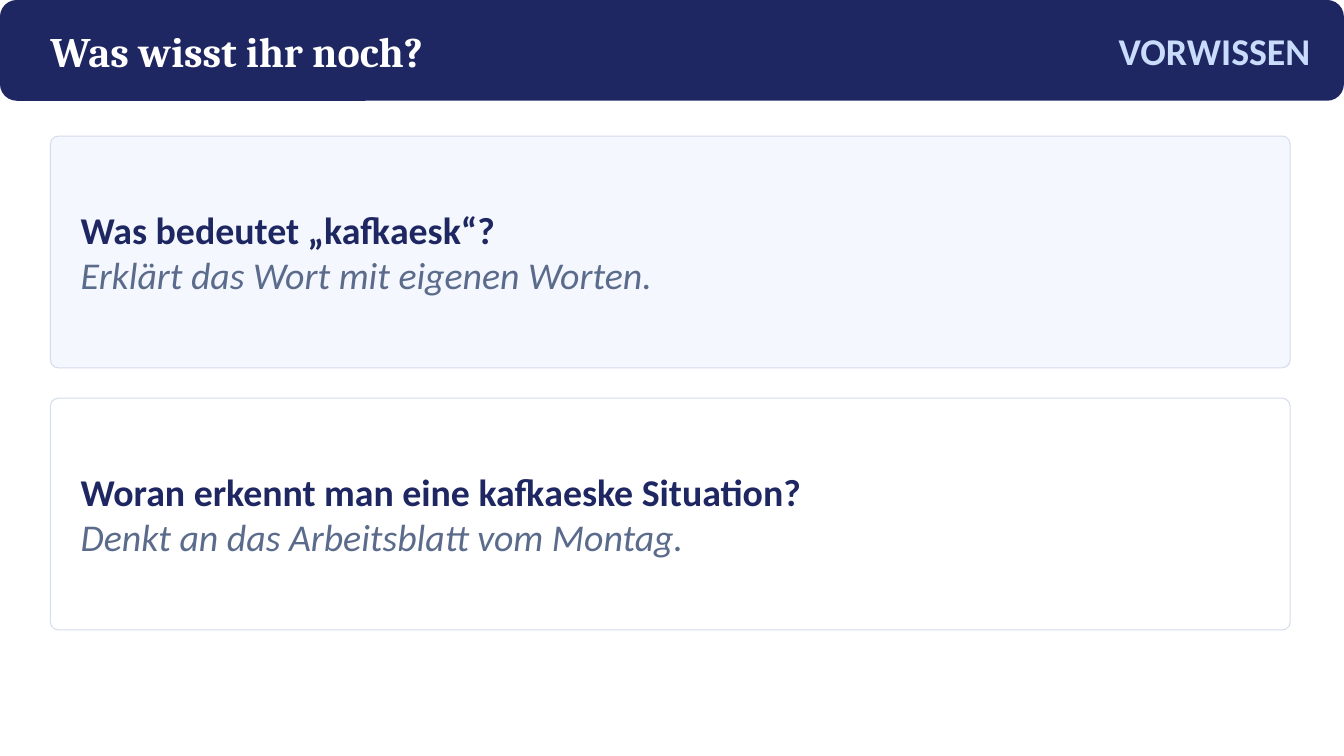
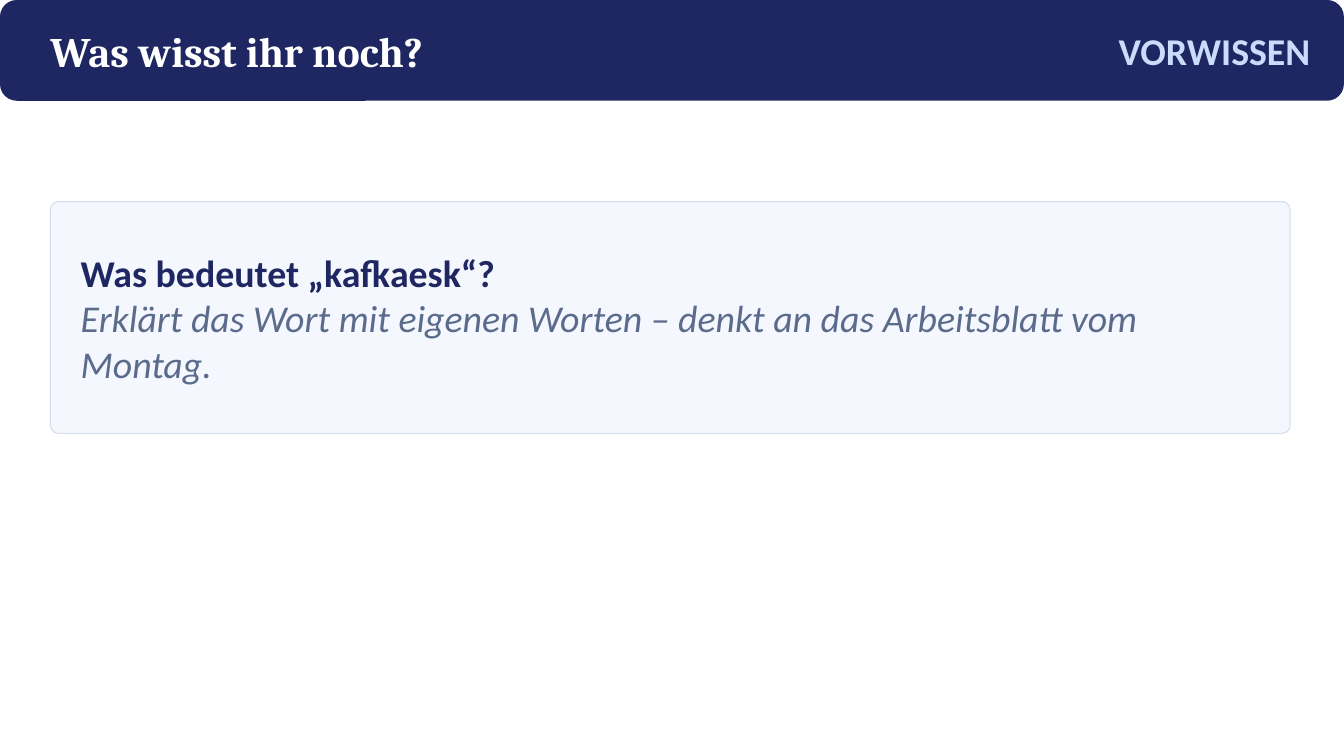
Before and after one commit to golzkonstantin-gif/Schule, a slide deck: slide 4 of Deutsch_11/Kafka_Vor_dem_Gesetz/Praesentation_Vor_dem_Gesetz.pptx. Drawn at 1344x756 pixels with LibreOffice and Linux fonts; fonts in the diff are those of the drawing. Boxes give left, top, right and bottom in pixels: in the first picture for what was removed or moved away, otherwise in the second. Text is boxed around its words. In the diff, an @@ line names an element or a change of style, - is before the commit and + after.

```diff
--- a/Deutsch_11/Kafka_Vor_dem_Gesetz/Praesentation_Vor_dem_Gesetz.pptx
+++ b/Deutsch_11/Kafka_Vor_dem_Gesetz/Praesentation_Vor_dem_Gesetz.pptx
@@ rounded rectangle: place and size @@
-rounded rectangle at <box>50,136,1291,368</box>
+rounded rectangle at <box>50,202,1291,434</box>
@@ text "Was bedeutet „kafkaesk“?": place and size @@
-text "Was bedeutet „kafkaesk“?" at <box>81,216,652,296</box>
+text "Was bedeutet „kafkaesk“?" at <box>81,259,1137,385</box>
@@ text at <box>81,305,1137,385</box>: text changed @@
-Erklärt das Wort mit eigenen Worten.
+Erklärt das Wort mit eigenen Worten – denkt an das Arbeitsblatt vom Montag.
@@ rounded rectangle removed at <box>50,398,1291,630</box> @@
@@ text removed at <box>81,479,801,558</box> @@
-Woran erkennt man eine kafkaeske Situation?
-Denkt an das Arbeitsblatt vom Montag.
```
Also in this commit, not shown: 2 other slides changed, 1 slide added, 1 slide removed, 9 other files.
